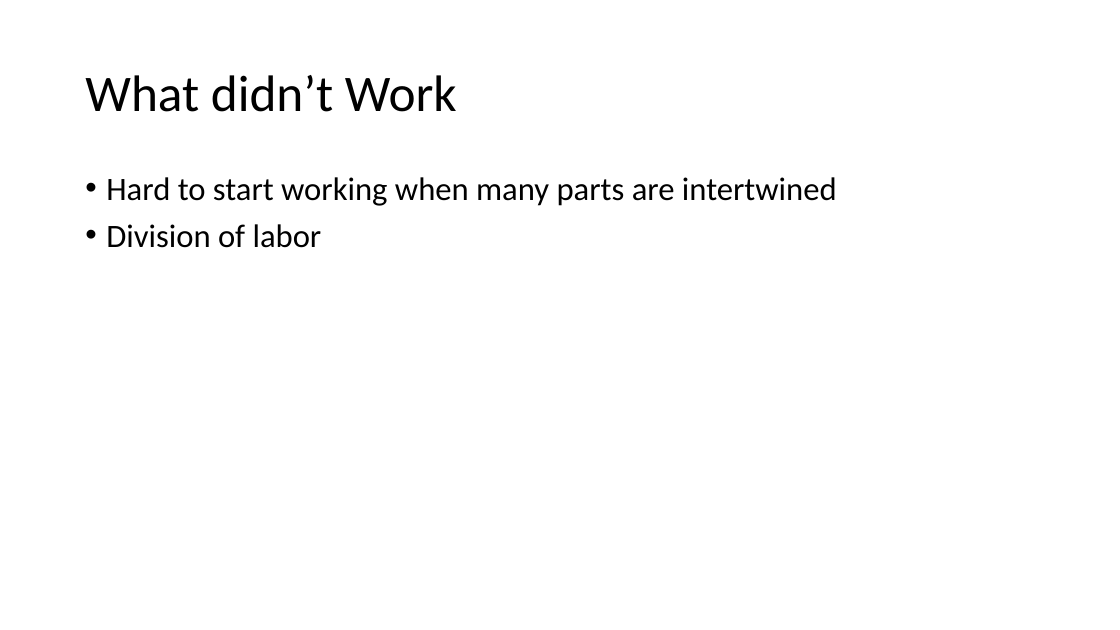
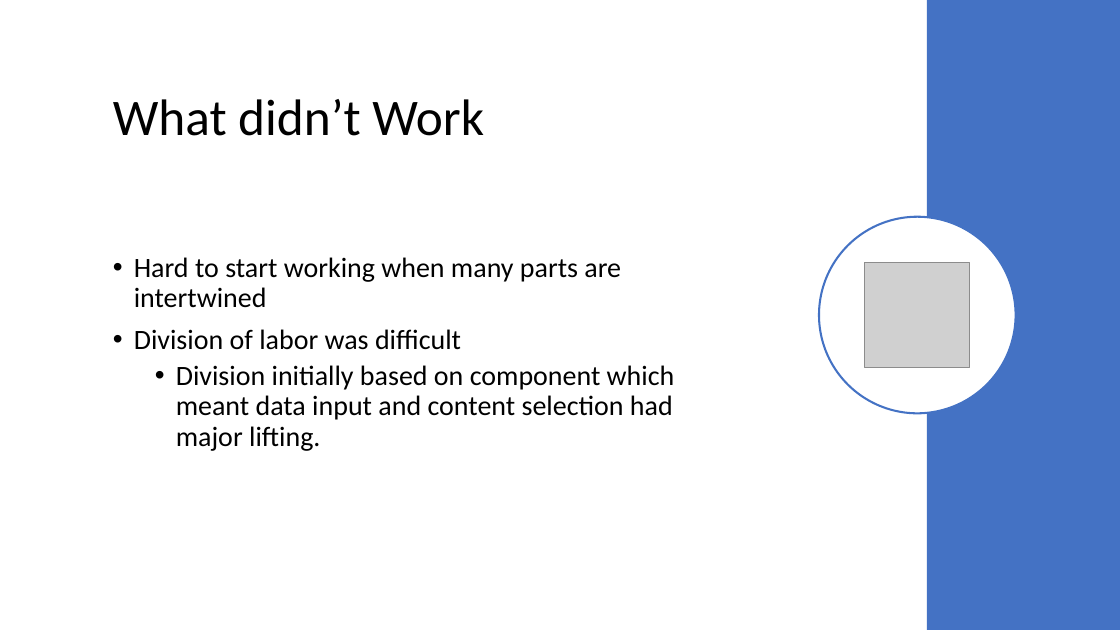
Before and after one commit to cadiem/LING573SP20, a slide deck: slide 15 of doc/D2.pptx (slide 14 before the commit). Drawn at 1120x630 pixels with LibreOffice and Linux fonts; fonts in the diff are those of the drawing; grey boxes stand for pictures. Boxes give left, top, right and bottom in pixels: in the first picture for what was removed or moved away, otherwise in the second. Text is boxed around its words. In the diff, an @@ line names an element or a change of style, - is before the commit and + after.

Commit message:
adding ppt and pdf

```diff
--- a/doc/D2.pptx
+++ b/doc/D2.pptx
@@ rectangle added at (x1=927, y1=0, x2=1120, y2=630), fill #4472C4 @@
@@ title "What didn’t Work" moved from (x1=85, y1=75, x2=457, y2=112) to (x1=113, y1=99, x2=484, y2=136) @@
@@ text "Hard to start working when ..." moved from (x1=106, y1=177, x2=837, y2=248) to (x1=134, y1=257, x2=675, y2=451) @@
@@ text "Hard to start working when ..." at (x1=134, y1=257, x2=675, y2=451): vertical alignment top to middle @@
@@ ellipse added at (x1=819, y1=217, x2=1016, y2=413), fill #FFFFFF, outline #4472C4 1.75 pt @@
@@ text at (x1=134, y1=257, x2=621, y2=308): size 28 to 24 pt in "Hard to start working when many parts ..." @@
@@ picture added at (x1=865, y1=263, x2=970, y2=368) @@
@@ text at (x1=134, y1=329, x2=675, y2=451): text changed; size 28 to 24 pt @@
-• Division of labor
+• Division of labor was difficult
+  • Division initially based on component which meant data input and content selection had major lifting.
```
Also in this commit, not shown: 11 other slides changed, 3 slides added, 2 slides removed, 1 other file.
